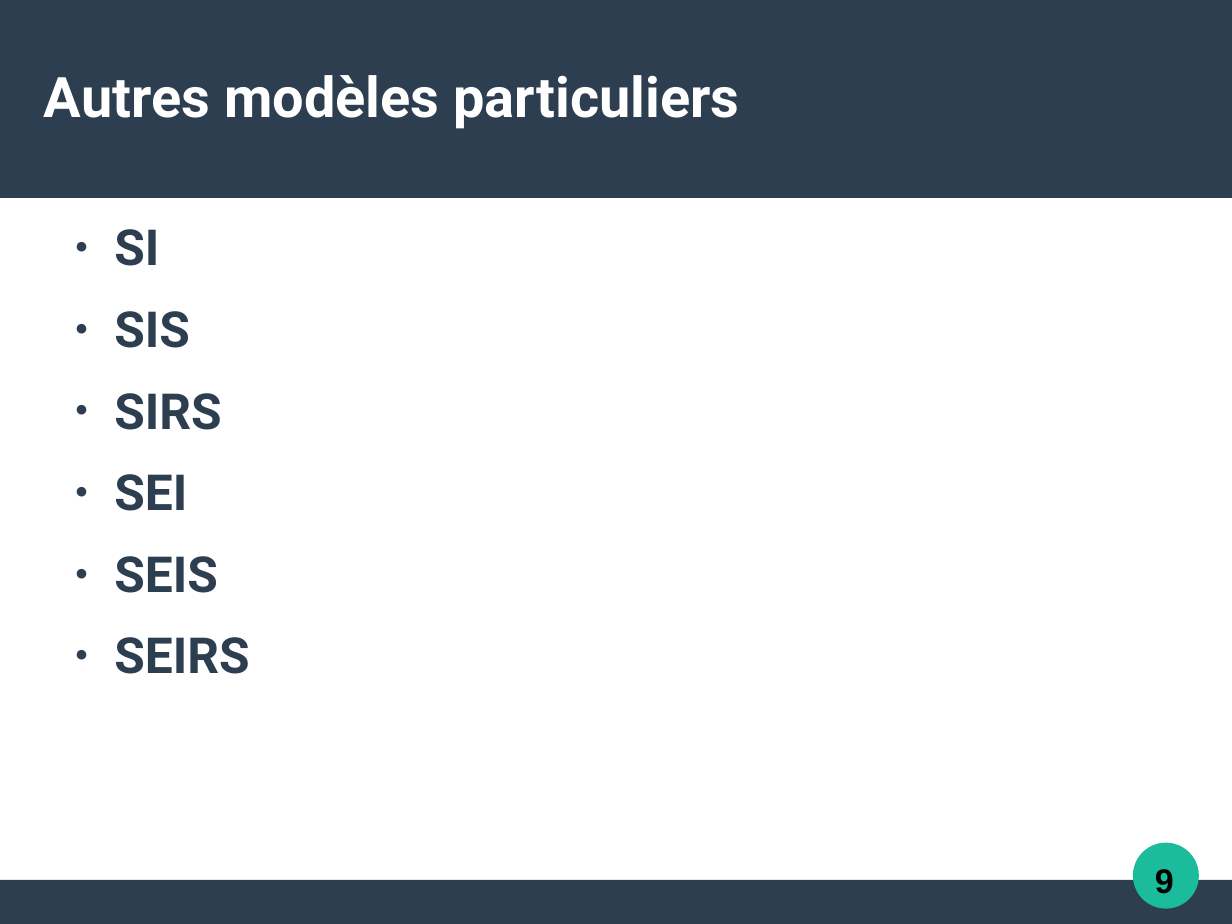
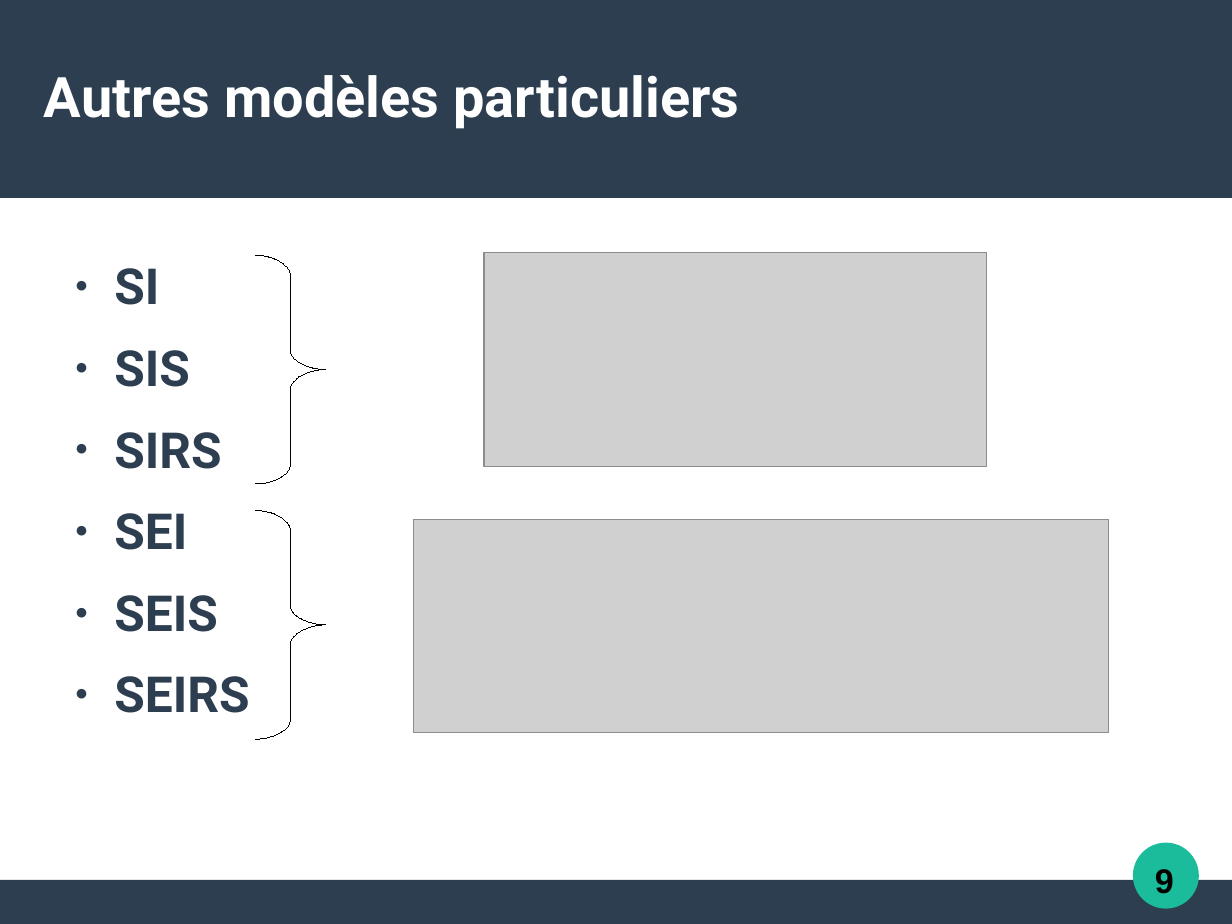
Before and after one commit to Alexia57/TIPE-2021-MP, a slide deck: slide 10 of Tipe_presentation.odp. Drawn at 1232x924 pixels with LibreOffice and Linux fonts; fonts in the diff are those of the drawing; grey boxes stand for pictures. Boxes give left, top, right and bottom in pixels: in the first picture for what was removed or moved away, otherwise in the second. Text is boxed around its words. In the diff, an @@ line names an element or a change of style, - is before the commit and + after.

```diff
--- a/Tipe_presentation.odp
+++ b/Tipe_presentation.odp
@@ text "SI": place and size @@
-text "SI" at (114, 229, 249, 674)
+text "SI" at (114, 268, 249, 713)
@@ freeform shape added at (255, 255, 325, 484), outline #000000 0 pt @@
@@ picture added at (484, 253, 987, 467) @@
@@ freeform shape added at (255, 511, 325, 740), outline #000000 0 pt @@
@@ picture added at (414, 520, 1109, 733) @@
```
Also in this commit, not shown: 7 other slides changed, 2 slides added, 6 slides removed, 11 other files.
